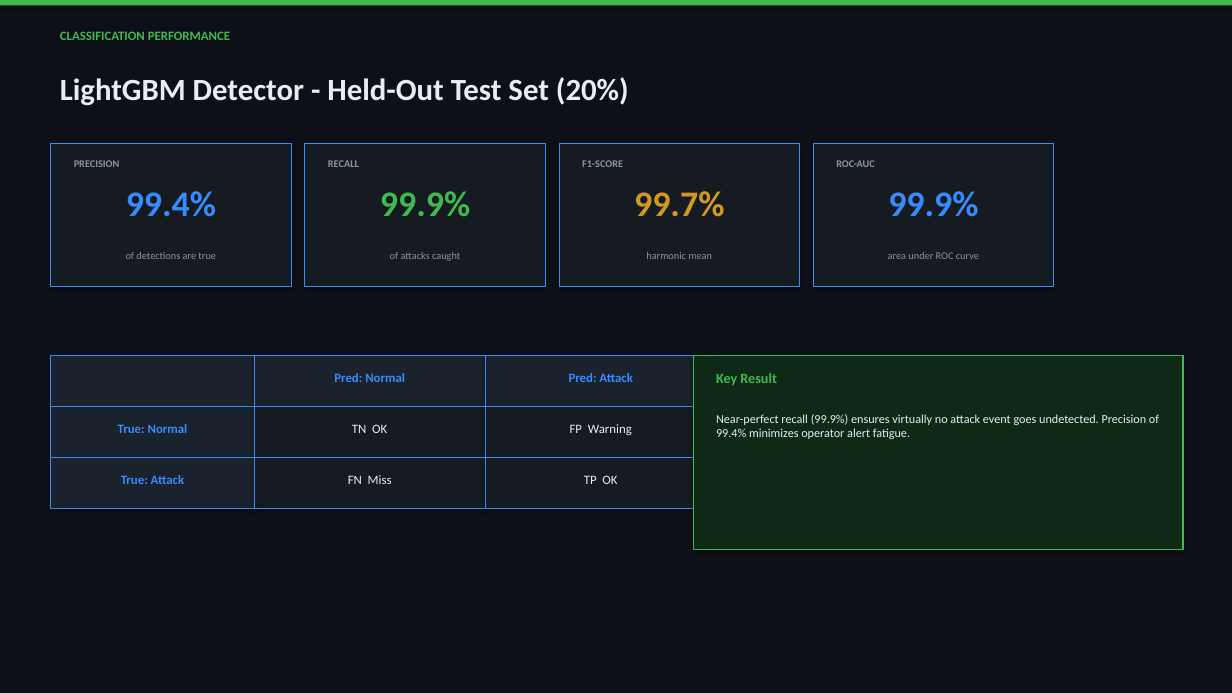
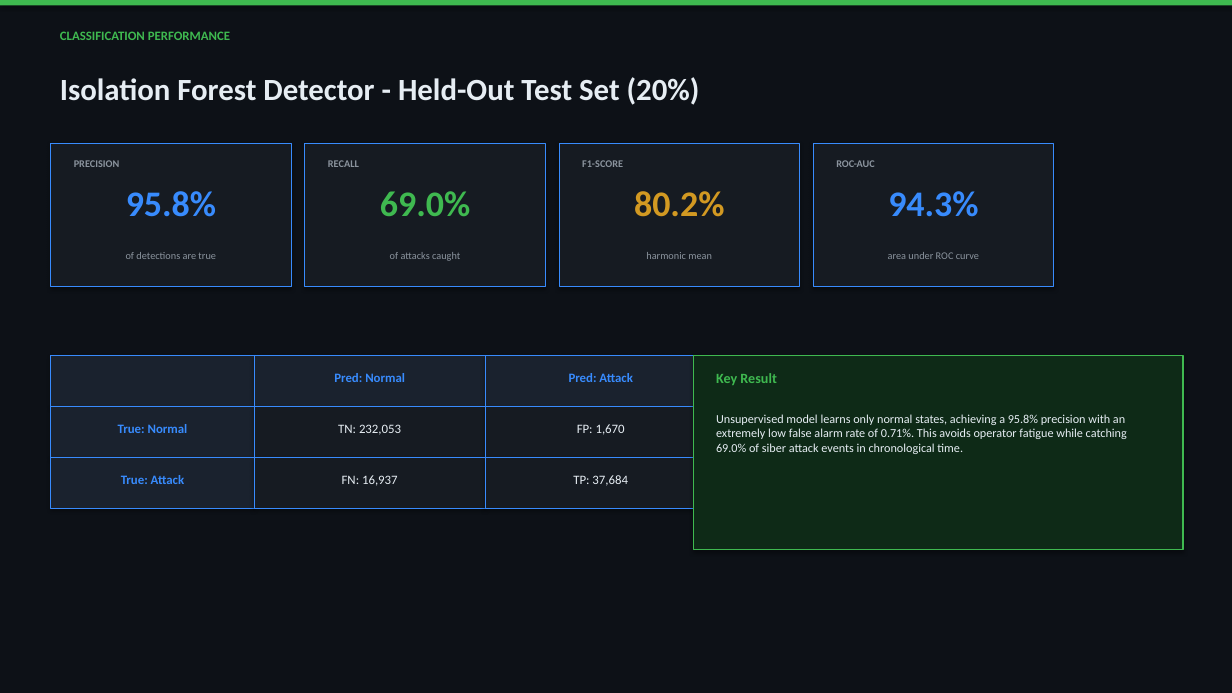
Before and after one commit to Senayldz/ml-for-streaming-data, a slide deck: slide 4 of reports/SWaT_Evaluation_Report.pptx. Drawn at 1232x693 pixels with LibreOffice and Linux fonts; fonts in the diff are those of the drawing. Boxes give left, top, right and bottom in pixels: in the first picture for what was removed or moved away, otherwise in the second. Text is boxed around its words. In the diff, an @@ line names an element or a change of style, - is before the commit and + after.

Commit message:
fix(model): correct anomaly score normalization and update evaluation reports

```diff
--- a/reports/SWaT_Evaluation_Report.pptx
+++ b/reports/SWaT_Evaluation_Report.pptx
@@ text at <box>60,77,700,105</box>: text changed @@
-LightGBM Detector - Held-Out Test Set (20%)
+Isolation Forest Detector - Held-Out Test Set (20%)
@@ text at <box>126,191,216,217</box>: text changed @@
-99.4%
+95.8%
@@ text at <box>380,191,470,217</box>: text changed @@
-99.9%
+69.0%
@@ text at <box>634,191,724,217</box>: text changed @@
-99.7%
+80.2%
@@ text at <box>888,191,978,217</box>: text changed @@
-99.9%
+94.3%
@@ text at <box>716,414,1127,454</box>: text changed @@
-Near-perfect recall (99.9%) ensures virtually no attack event goes undetected. Precision of 99.4% minimizes operator alert fatigue.
+Unsupervised model learns only normal states, achieving a 95.8% precision with an extremely low false alarm rate of 0.71%. This avoids operator fatigue while catching 69.0% of siber attack events in chronological time.
@@ text at <box>338,424,401,435</box>: text changed @@
-TN OK
+TN: 232,053
@@ text at <box>577,424,625,435</box>: text changed @@
-FP Warning
+FP: 1,670
@@ text at <box>342,475,398,486</box>: text changed @@
-FN Miss
+FN: 16,937
@@ text at <box>573,475,628,486</box>: text changed @@
-TP OK
+TP: 37,684
```
Also in this commit, not shown: 3 other slides changed, 7 other files.
